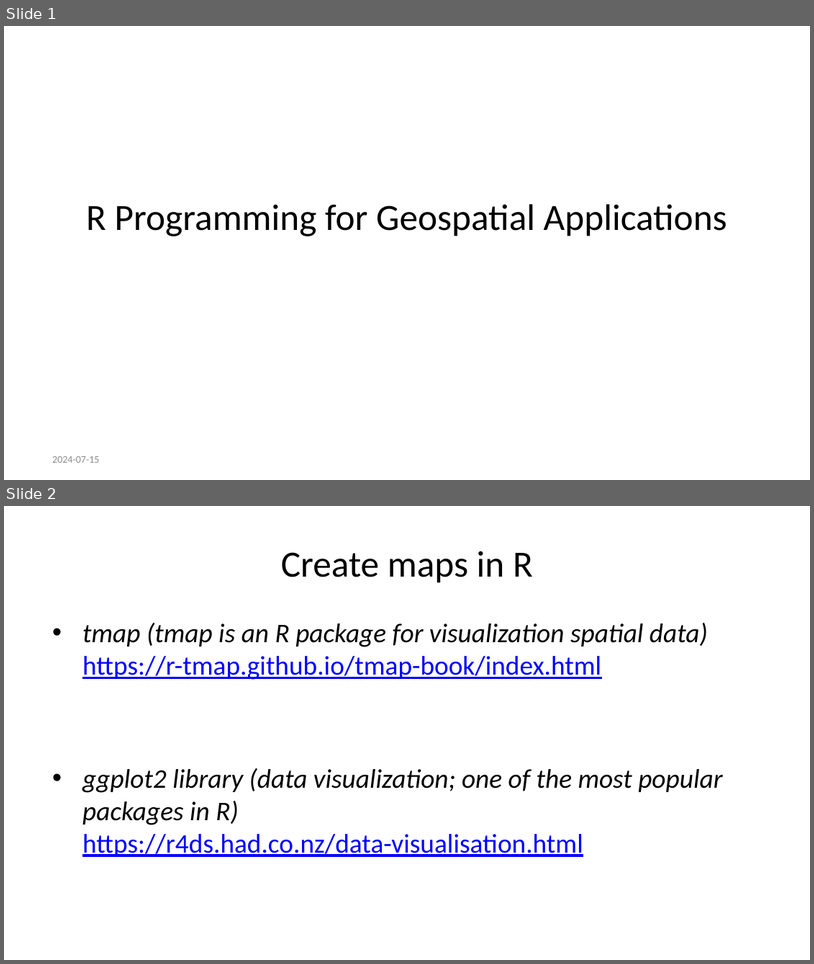
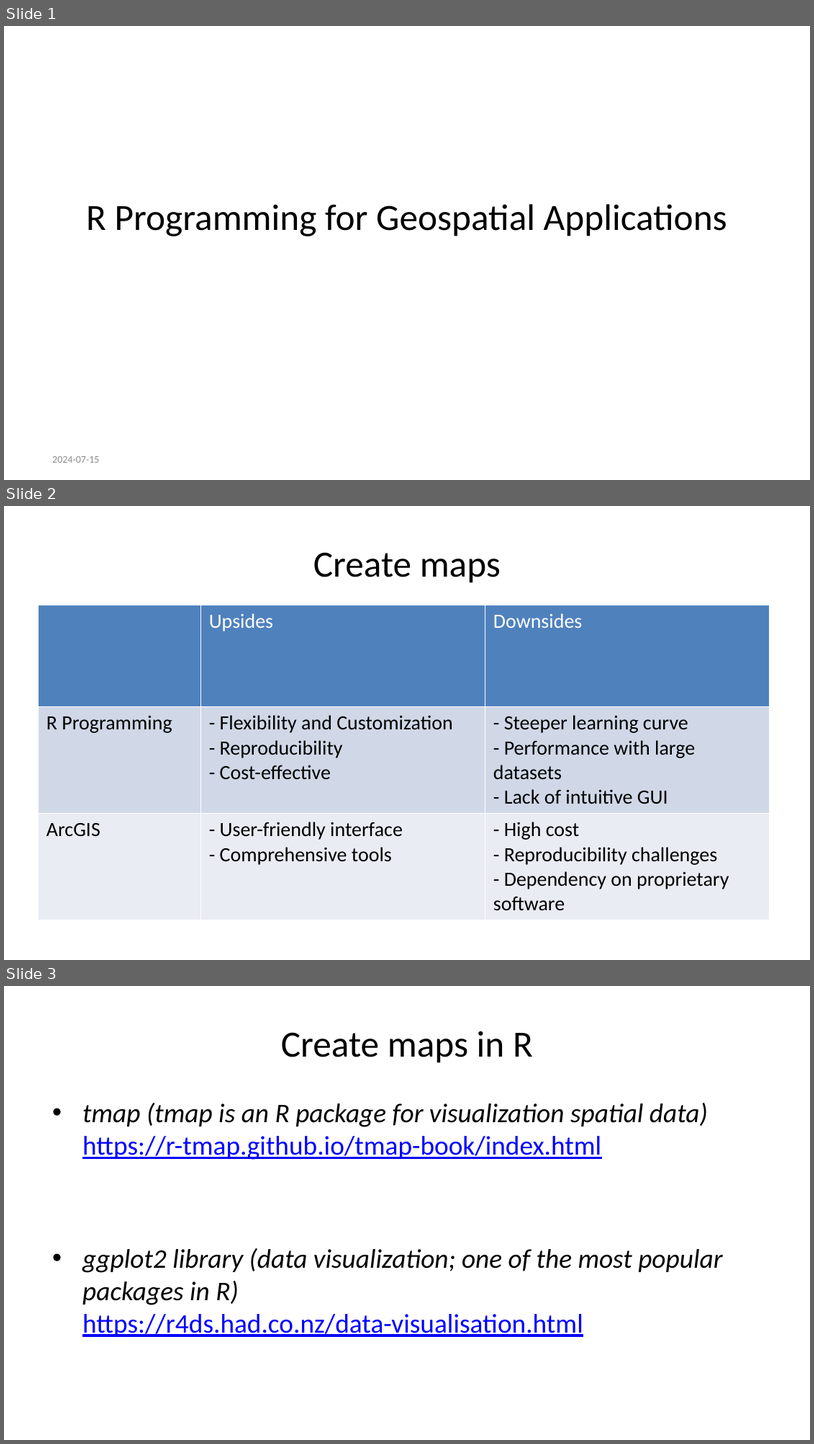
Before and after one commit to yangshao2/Geog4254-5254G, a slide deck: week4/week4.pptx. Shown one above the other, each under a label of ours: slides 1 and 2 before the commit, slides 1, 2 and 3 after it. The pictures are 814x964 and 814x1444 pixels, drawn with LibreOffice and Linux fonts; fonts in the diff are those of the drawing. Boxes give left, top, right and bottom in pixels: in the first picture for what was removed or moved away, otherwise in the second. Text is boxed around its words. In the diff, an @@ line names an element or a change of style, - is before the commit and + after.

```diff
--- a/week4/week4.pptx
+++ b/week4/week4.pptx
@@ slide 2 added at [4, 506, 810, 960], background #FFFFFF @@
@@ title added at [314, 552, 501, 583], 33 pt, text #000000 @@
+Create maps
@@ table added at [39, 605, 771, 914], 3 rows, 3 columns @@
+ | Upsides | Downsides
+R Programming | - Flexibility and Customization / - Reproducibility / - Cost-effective | - Steeper learning curve / - Performance with large datasets / - Lack of intuitive GUI
+ArcGIS | - User-friendly interface / - Comprehensive tools | - High cost / - Reproducibility challenges / - Dependency on proprietary software
@@ what was slide 2 is now slide 3 @@
```
Also in this commit, not shown: 6 slides changed, 3 other slides added, 24 other files.
